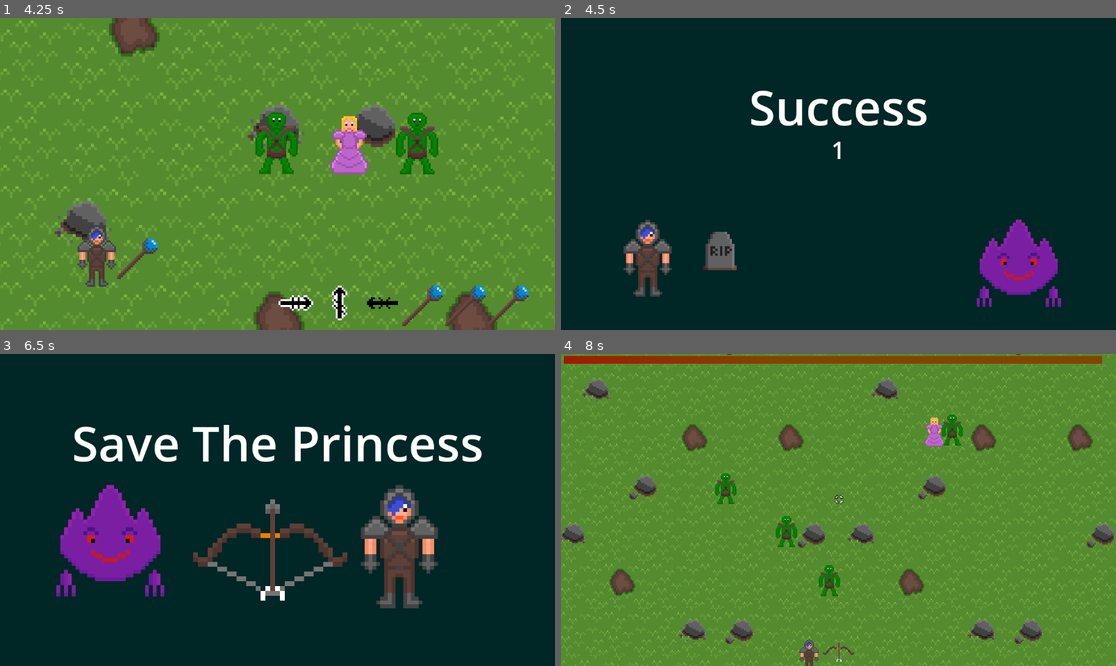
Above: before the commit, frames 1-4 (two rows, left to right).
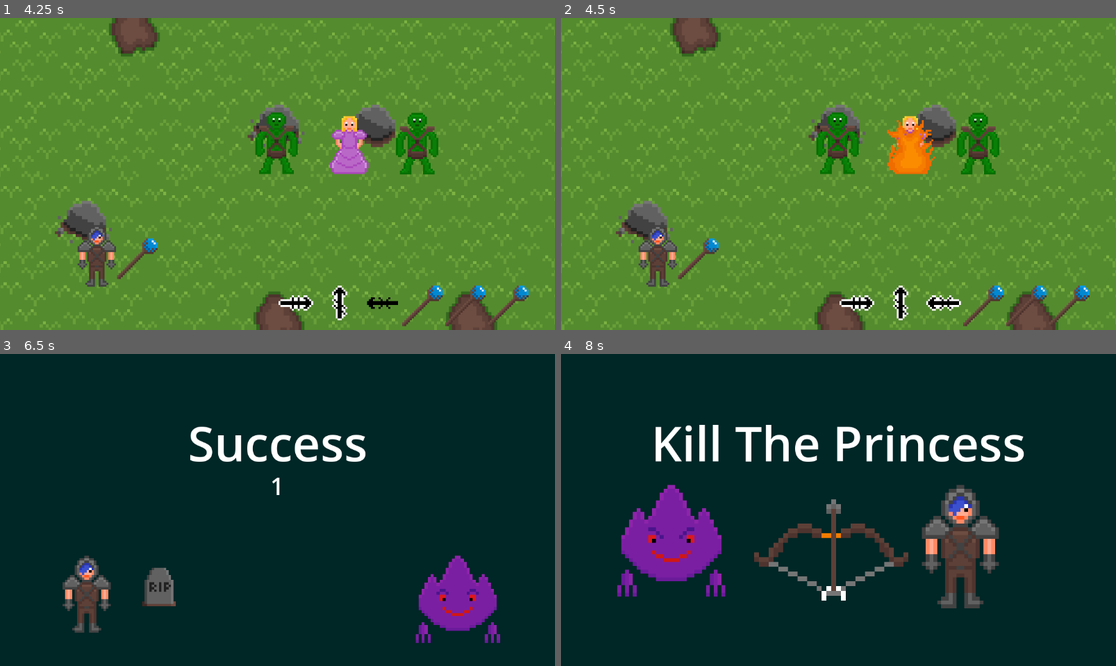
Above: after the commit, the same moments.

Repository: JamsterMan/Game-Jam-PS-16
Game: Godot game, scene res://Scenes/main_menu.tscn
Two runs of this game, one before a commit and one after it. Both use one fixed random seed, a clock stepped at 60 frames per second and the inputs below.
Inputs:
- Up to frame 1 (4.25 s): click "PLAY" at 0.5 s; hold Right (move_right) 1.28-2.03 s; tap Enter at 2 s; hold Down (move_down) 2.03-2.78 s; hold Right (move_right) 2.78-3.53 s; hold Up (move_up) from 3.53 s (still down)
- Up to frame 2 (4.5 s): release Up (move_up) at 4.28 s; hold Left (move_left) from 4.28 s (still down)
- Up to frame 3 (6.5 s): tap Space at 5 s; tap Enter at 5.75 s; release Left (move_left) at 5.78 s; hold Down (move_down) from 5.78 s (still down)
- Up to frame 4 (8 s): release Down (move_down) at 6.53 s; hold Right (move_right) 6.53-7.28 s; hold Up (move_up) from 7.28 s (still down)

Frame 1 is identical in both runs. In frame 2, 100% of the frame differs, in the area x 0-100%, y 0-100%; in frame 3, 16%; in frame 4, 100%.

Commit message:
added difficulty increase
+minigame times get smaller the more games you play

Diff:
--- a/gamejam-ps16/Scenes/GameScene.tscn
+++ b/gamejam-ps16/Scenes/GameScene.tscn
@@ -87,6 +87,7 @@
 minigame_timer_visual = NodePath("../MinigameBackgroundTexture/TextureProgressBar")
 sound_effects = NodePath("../Sounds")
 minigame_background = NodePath("../MinigameBackgroundTexture")
+minigame_time_reduction_interval = 5
 
 [node name="MinigameInfoTimer" type="Timer" parent="MiniGameController"]
 wait_time = 1.5
--- a/gamejam-ps16/Scenes/mini_game_aim_game.tscn
+++ b/gamejam-ps16/Scenes/mini_game_aim_game.tscn
@@ -21,7 +21,6 @@
 position = Vector2(-614, -349)
 script = ExtResource("1_r3ngn")
 person_count = 5
-min_minigame_length = 1.8
 minigame_time_steps = 0.4
 minigame_timer = NodePath("MinigameTimer")
 target_area = NodePath("Target/TargetArea")
--- a/gamejam-ps16/Scenes/mini_game_quick_time.tscn
+++ b/gamejam-ps16/Scenes/mini_game_quick_time.tscn
@@ -15,6 +15,7 @@
 [node name="mini_game_quick_time" type="Node2D" node_paths=PackedStringArray("minigame_timer", "char_sprites", "target_sprites")]
 process_mode = 4
 script = ExtResource("1_khvof")
+min_minigame_length = 2.2
 minigame_time_steps = 0.4
 minigame_timer = NodePath("MinigameTimer")
 target_postions = Array[int]([0, 0, 0, 0, 0, 0])
--- a/gamejam-ps16/Scenes/mini_game_typing.tscn
+++ b/gamejam-ps16/Scenes/mini_game_typing.tscn
@@ -91,7 +91,6 @@
 left_image_pressed = ExtResource("9_ppldq")
 char_sprite = NodePath("target/Target")
 char_target_hit = ExtResource("10_o5hs5")
-min_minigame_length = 1.8
 minigame_timer = NodePath("MinigameTimer")
 buttons = Array[int]([0, 0, 0, 0, 0, 0])
 buttons_sprites = [NodePath("Spell/ButtonOne"), NodePath("Spell/ButtonTwo"), NodePath("Spell/ButtonThree"), NodePath("Spell/ButtonFour"), NodePath("Spell/ButtonFive"), NodePath("Spell/ButtonSix")]
--- a/gamejam-ps16/Scripts/mini_game_aim_game.gd
+++ b/gamejam-ps16/Scripts/mini_game_aim_game.gd
@@ -11,17 +11,19 @@
 var min_height = -25
 var max_width = 40
 var min_width = -25
+var parent
 
 #minigame is over -> figure out if game was completed or not
 func _minigame_timer_timeout():
 	if(target_area.has_overlapping_areas() ):
-		get_parent()._death_sound()
-		get_parent()._minigame_win()
+		parent._death_sound()
+		parent._minigame_win()
 	else:
-		get_parent()._minigame_lose()
+		parent._minigame_lose()
 
 # Called when the node enters the scene tree for the first time.
 func _ready() -> void:
+	parent = get_parent()
 	var rng = RandomNumberGenerator.new()
 	rng.randomize()
 	var vec = Vector2.ZERO
@@ -33,6 +35,6 @@
 		get_child(n).global_position = Vector2.UP*y*10 + Vector2.RIGHT*x*10
 
 	#adjust timer based on distance
-	var minigame_length = min_minigame_length + minigame_time_steps* vec.distance_to(Vector2.ZERO)/100
+	var minigame_length = min_minigame_length + (minigame_time_steps* vec.distance_to(Vector2.ZERO)/100)-parent._get_time_reduction()
 	minigame_timer.start(minigame_length)
-	get_parent()._set_minigame_visual_timer(minigame_length)
+	parent._set_minigame_visual_timer(minigame_length)
--- a/gamejam-ps16/Scripts/mini_game_controller.gd
+++ b/gamejam-ps16/Scripts/mini_game_controller.gd
@@ -15,6 +15,9 @@
 var start_visual_timer: bool = false
 var time_past: float = 0
 var minigame_count:int = 0
+
+@export var minigame_time_reduction: float = 0.05
+@export var minigame_time_reduction_interval: int = 10
 
 #minigame starts here
 func _minigame_timer_timeout():
@@ -95,6 +98,11 @@
 			time_past -= 0.05
 			minigame_timer_visual.value -= 0.05
 
+#reduce time given for minigames the more games are played
+func _get_time_reduction() -> float:
+	print(minigame_count/minigame_time_reduction_interval)
+	return minigame_time_reduction*(minigame_count/minigame_time_reduction_interval)
+
 func _death_sound():
 	sound_effects._play_death_sound()
 
--- a/gamejam-ps16/Scripts/mini_game_quick_time.gd
+++ b/gamejam-ps16/Scripts/mini_game_quick_time.gd
@@ -38,9 +38,9 @@
 	char_sprites[target_postions[0]].texture = char_target
 	_set_next_button()
 	#adjust timer based on number of button presses
-	var minigame_length = min_minigame_length + minigame_time_steps*(presses_needed-min_presses)
+	var minigame_length = min_minigame_length + minigame_time_steps*(presses_needed-min_presses)-parent._get_time_reduction()
 	minigame_timer.start(minigame_length)
-	get_parent()._set_minigame_visual_timer(minigame_length)
+	parent._set_minigame_visual_timer(minigame_length)
 
 #converts button ints into button images
 func _set_next_images():
@@ -74,9 +74,9 @@
 #minigame is over -> figure out if game was completed or not
 func _minigame_timer_timeout():
 	if(correct_presses >= presses_needed):
-		get_parent()._minigame_win()
+		parent._minigame_win()
 	else:
-		get_parent()._minigame_lose()
+		parent._minigame_lose()
 
 		# Called every frame. 'delta' is the elapsed time since the previous frame.
 func _process(_delta: float) -> void:
--- a/gamejam-ps16/Scripts/mini_game_typing.gd
+++ b/gamejam-ps16/Scripts/mini_game_typing.gd
@@ -46,7 +46,7 @@
 		buttons_sprites[n].texture = _set_button_images(buttons[n])
 	_set_next_button()
 	#adjust timer based on number of button presses
-	var minigame_length = min_minigame_length + minigame_time_steps*(button_count-min_buttons+1)
+	var minigame_length = min_minigame_length + minigame_time_steps*(button_count-min_buttons+1)-parent._get_time_reduction()
 	minigame_timer.start(minigame_length)
 	parent._set_minigame_visual_timer(minigame_length)
 
